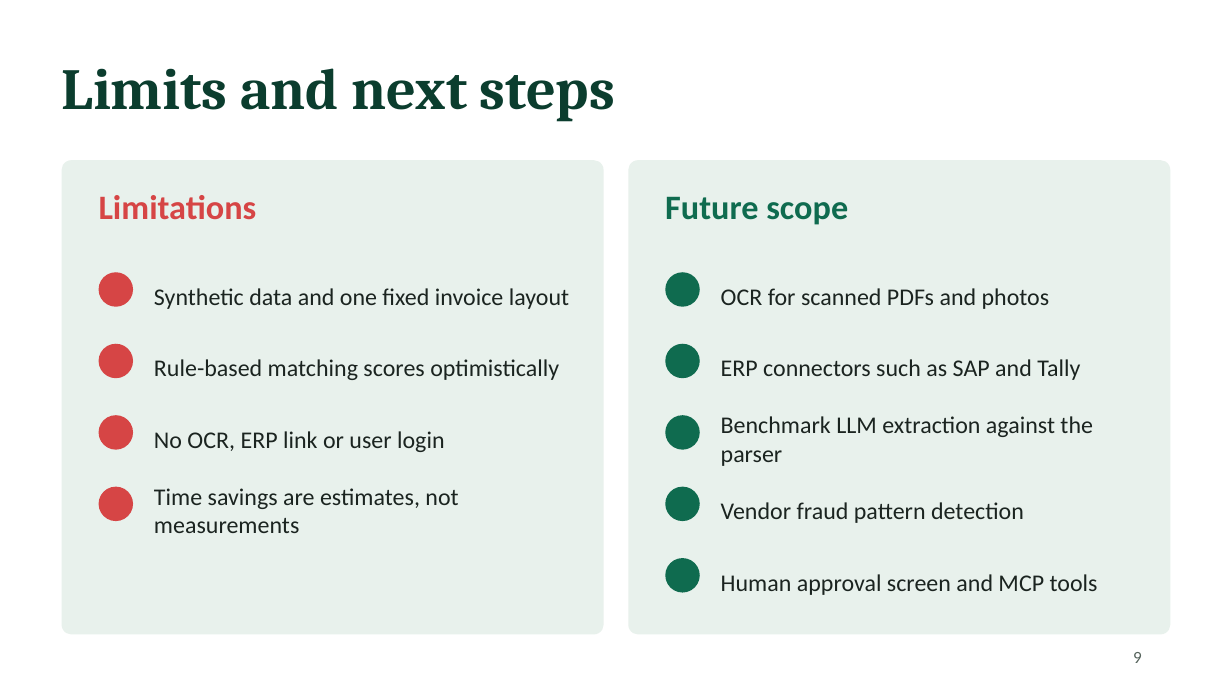
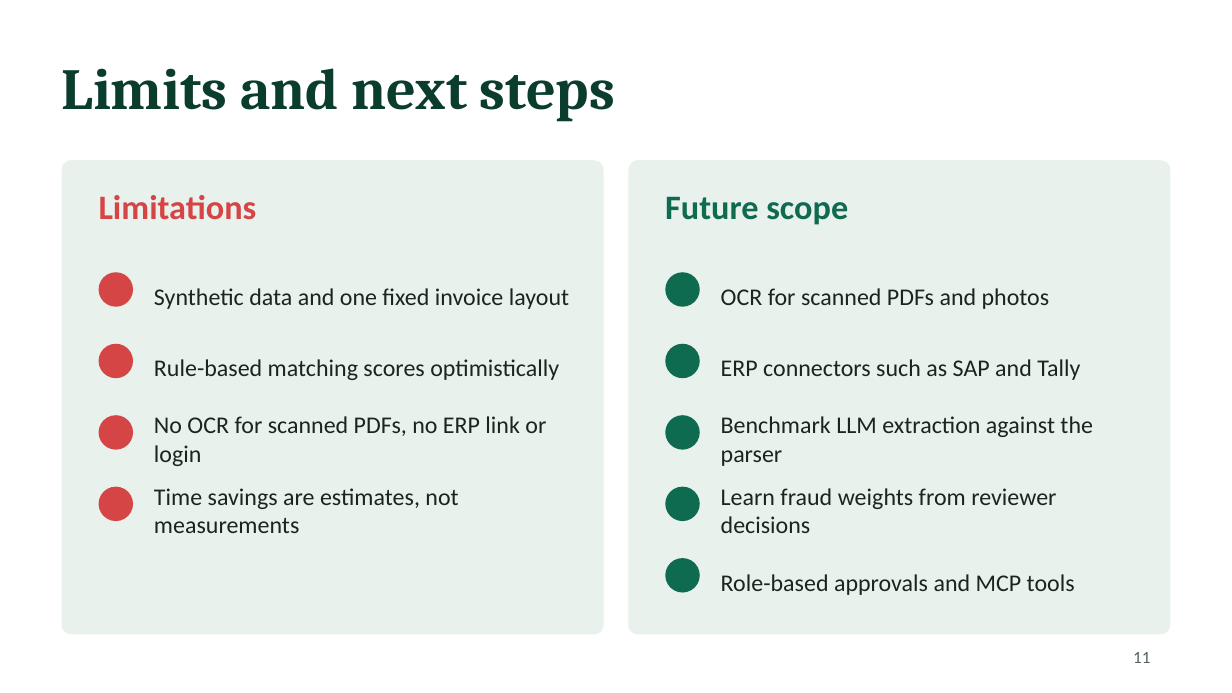
Before and after one commit to Saafalya/invoice_agents, a slide deck: slide 11 of docs/FAAISaafalyaSengupta158.pptx (slide 9 before the commit). Drawn at 1232x693 pixels with LibreOffice and Linux fonts; fonts in the diff are those of the drawing; background and template pictures are left out. Boxes give left, top, right and bottom in pixels: in the first picture for what was removed or moved away, otherwise in the second. Text is boxed around its words. In the diff, an @@ line names an element or a change of style, - is before the commit and + after.

```diff
--- a/docs/FAAISaafalyaSengupta158.pptx
+++ b/docs/FAAISaafalyaSengupta158.pptx
@@ text at [154, 416, 546, 466]: text changed @@
-No OCR, ERP link or user login
+No OCR for scanned PDFs, no ERP link or login
@@ text at [721, 488, 1056, 533]: text changed @@
-Vendor fraud pattern detection
+Learn fraud weights from reviewer decisions
@@ text at [721, 574, 1075, 595]: text changed @@
-Human approval screen and MCP tools
+Role-based approvals and MCP tools
@@ page number at [1133, 652, 1150, 663]: text changed @@
-9
+11
```
Also in this commit, not shown: 5 other slides changed, 2 slides added, 19 other files.
